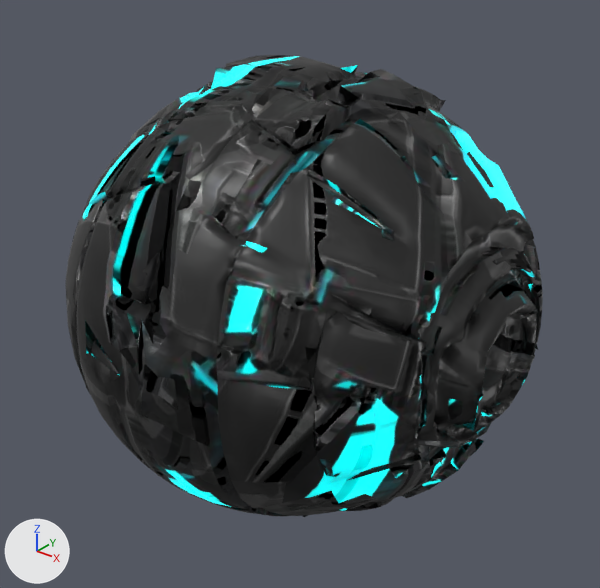
Two versions of the glTF model assets/npcs/drony.glb, one commit apart.
Camera for both pictures: a 50 mm camera at (1.728, -2.158, 1.33) aimed at (0.003, -0.002, -0.007). Every picture has the same lights, and +X, +Y and +Z are marked at lower left. The picture after the commit comes second. Vertices at exactly the same position are counted once.

Objects in the first picture: 'drony2-master'.
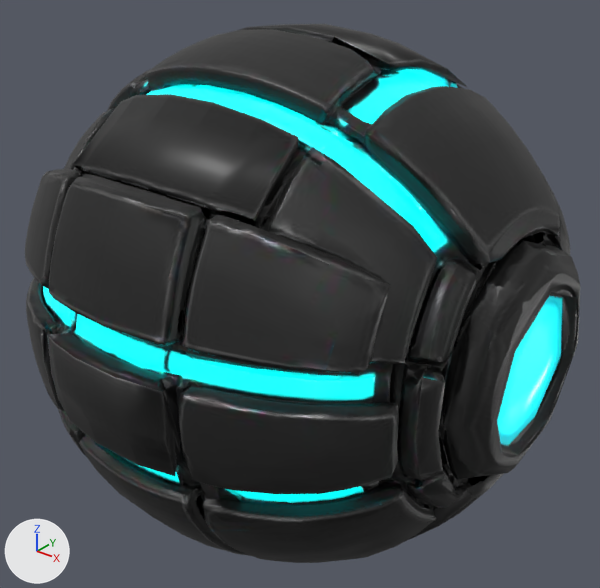
Pixel boxes [x1, y1, x2, y2] of what changed, in the pictures (600 x 588 px):
```json
{"object": "drony2-master", "change": "reshaped", "before": [65, 55, 543, 517], "after": [25, 24, 580, 563], "on screen": "16% wider, 17% taller"}
```

The change, as JSON lines over the scene's bpy script:
```json
{"block": "me_mesh_001", "where": "# used by ob_drony2_master; location = (0.0, 0.0, 0.0)"}
{"op": "remove", "block": "me_mesh_001", "code": "me_mesh_001.from_pydata(...)  # 6357 vertices, 12383 faces; spans x -0.85..0.85, y -0.84..0.84, z -0.82..0.82"}
{"op": "add", "block": "me_mesh_001", "code": "me_mesh_001.from_pydata(...)  # 5937 vertices, 11811 faces; spans x -0.94..0.94, y -0.95..0.95, z -0.94..0.94"}
{"block": "me_mesh_001", "change": "me_mesh_001 part 1: the loose piece of 6050 vertices spanning x -0.85..0.85, y -0.84..0.84, z -0.82..0.82 is rebuilt with 5822 vertices and now spans x -0.94..0.94, y -0.95..0.95, z -0.94..0.94"}
{"block": "me_mesh_001", "change": "other edits to the shape of me_mesh_001 do not show in these pictures"}
```
